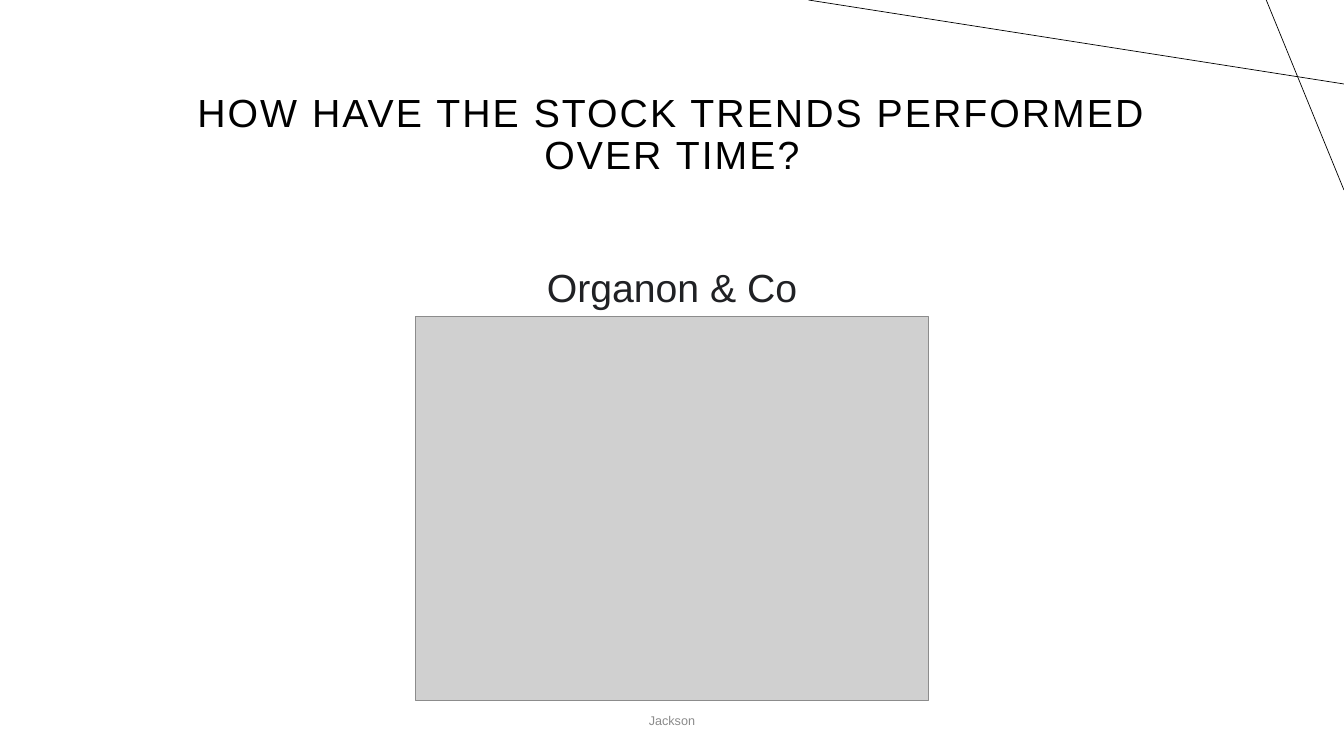
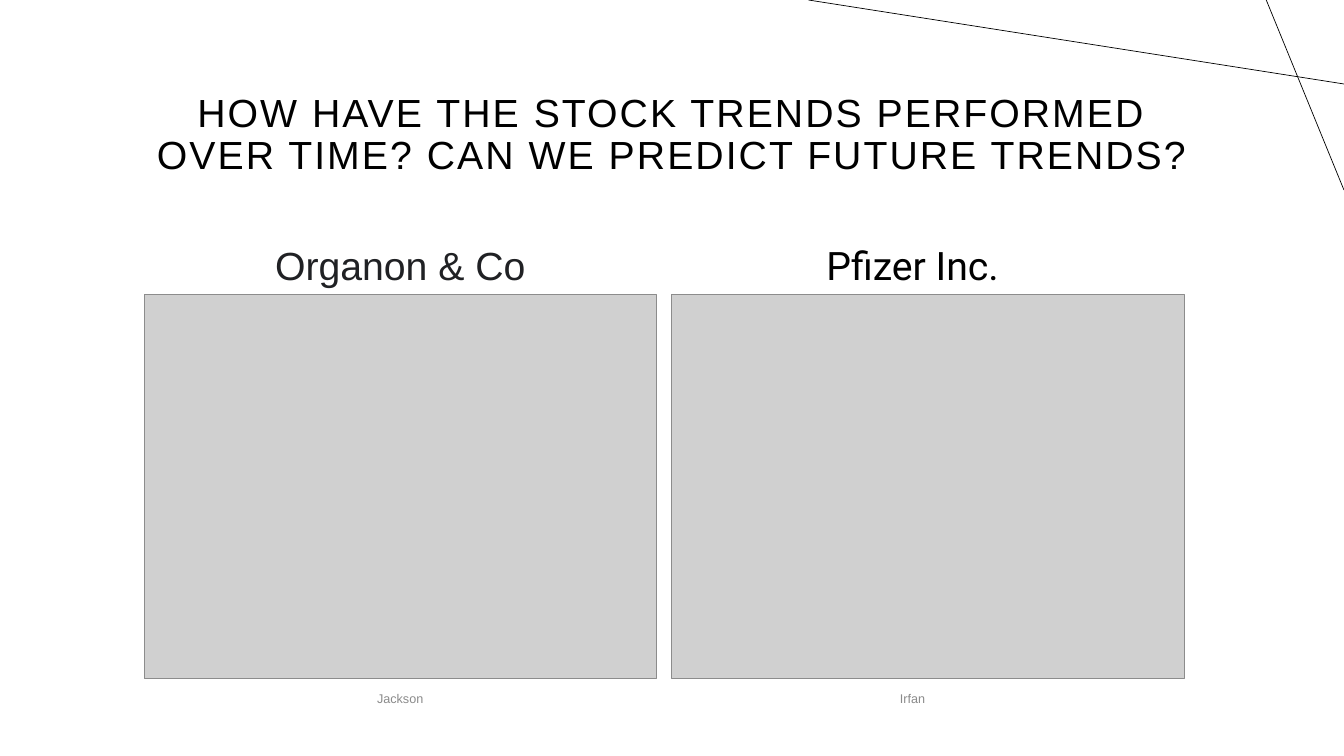
Before and after one commit to proctorsjackson/group_3_project_1, a slide deck: slide 11 of Powerpoint_Final.pptx (slide 9 before the commit). Drawn at 1344x756 pixels with LibreOffice and Linux fonts; fonts in the diff are those of the drawing; grey boxes stand for pictures. Boxes give left, top, right and bottom in pixels: in the first picture for what was removed or moved away, otherwise in the second. Text is boxed around its words. In the diff, an @@ line names an element or a change of style, - is before the commit and + after.

Commit message:
ppt edit

```diff
--- a/Powerpoint_Final.pptx
+++ b/Powerpoint_Final.pptx
@@ title at (x1=157, y1=99, x2=1186, y2=170): text changed @@
-HOW HAVE THE STOCK TRENDS PERFORMED OVER TIME?
+HOW HAVE THE STOCK TRENDS PERFORMED OVER TIME? CAN WE PREDICT FUTURE TRENDS?
@@ text "Organon & Co" moved from (x1=547, y1=274, x2=797, y2=310) to (x1=275, y1=252, x2=525, y2=288) @@
@@ text added at (x1=826, y1=250, x2=999, y2=281), 28 pt, text #000000 @@
+Pfizer Inc.
@@ picture moved from (x1=416, y1=317, x2=929, y2=701) to (x1=144, y1=294, x2=656, y2=679) @@
@@ picture added at (x1=673, y1=294, x2=1185, y2=679) @@
@@ text "Jackson" moved from (x1=649, y1=716, x2=695, y2=725) to (x1=377, y1=694, x2=423, y2=703) @@
@@ text added at (x1=900, y1=694, x2=925, y2=703), 9 pt, text #8C8C8C @@
+Irfan
```
Also in this commit, not shown: 3 other slides changed, 3 slides added, 1 slide removed, 1 other file.
